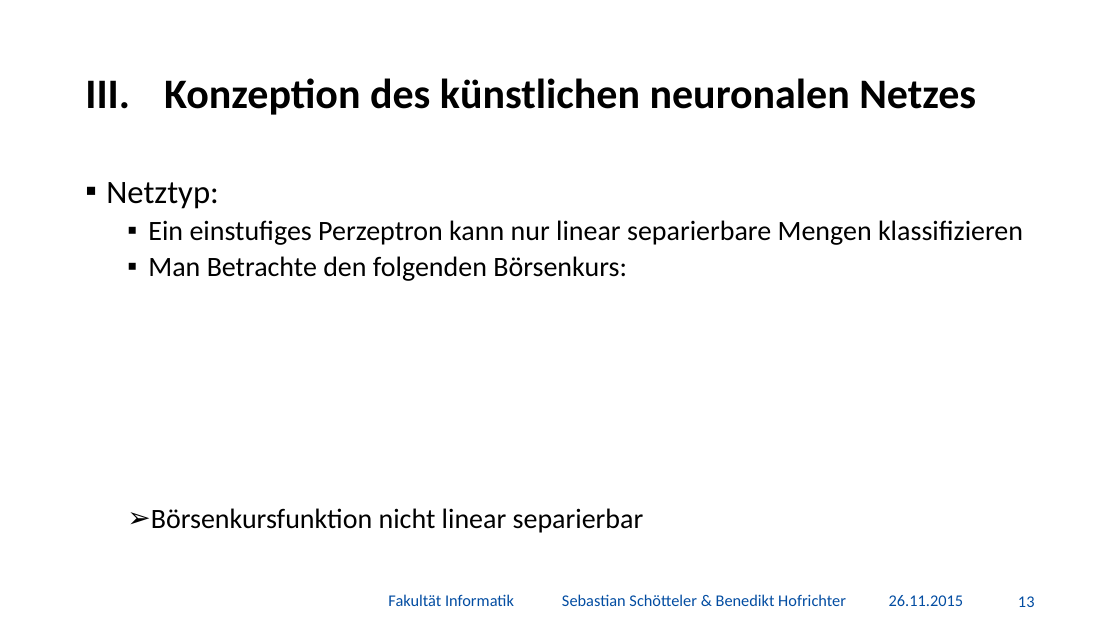
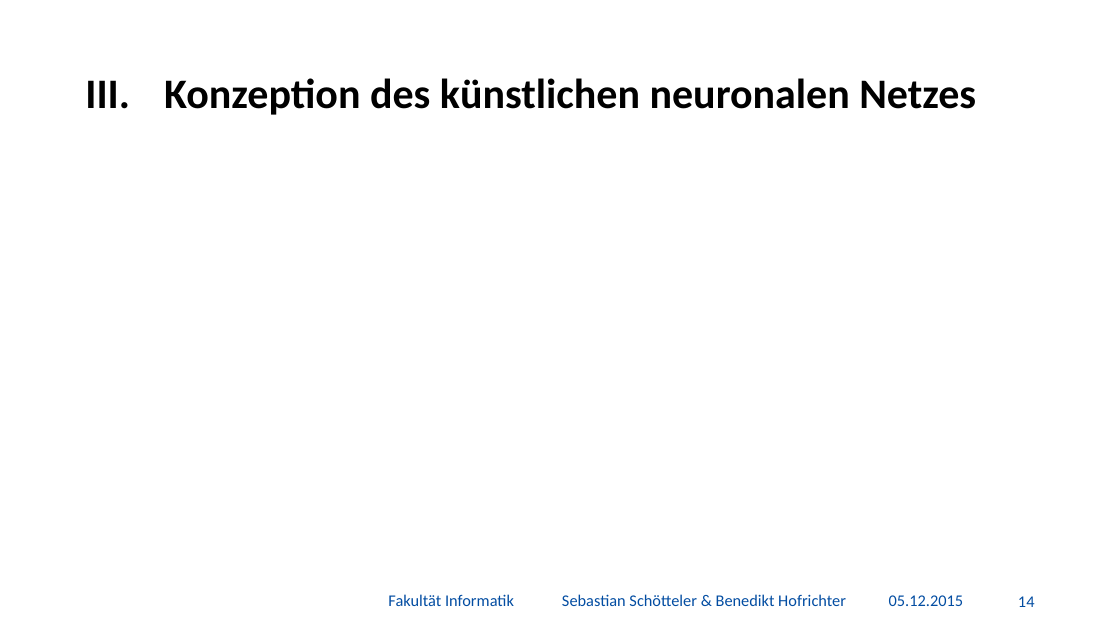
Before and after one commit to BenediktGitGit/soco15, a slide deck: slide 15 of 3b) Vortrag/Präsentation.pptx (slide 14 before the commit). Drawn at 1120x630 pixels with LibreOffice and Linux fonts; fonts in the diff are those of the drawing; grey boxes stand for pictures; background and template pictures are left out. Boxes give left, top, right and bottom in pixels: in the first picture for what was removed or moved away, otherwise in the second. Text is boxed around its words. In the diff, an @@ line names an element or a change of style, - is before the commit and + after.

```diff
--- a/3b) Vortrag/Präsentation.pptx
+++ b/3b) Vortrag/Präsentation.pptx
@@ text removed at bbox=[106, 182, 1023, 533] @@
-▪ Netztyp:
-  ▪ Ein einstufiges Perzeptron kann nur linear separierbare Mengen klassifizieren
-  ▪ Man Betrachte den folgenden Börsenkurs:
-  ➢ Börsenkursfunktion nicht linear separierbar
@@ text at bbox=[889, 595, 963, 606]: text changed @@
-26.11.2015
+05.12.2015
@@ page number at bbox=[1018, 596, 1035, 607]: text changed @@
-13
+14
```
Also in this commit, not shown: 33 other slides changed, 4 slides added.
